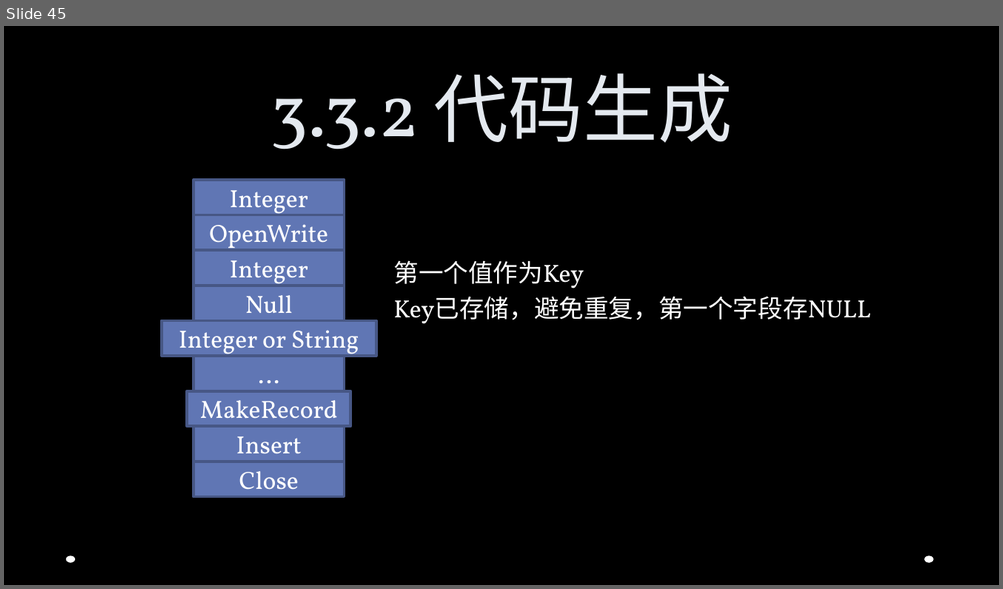
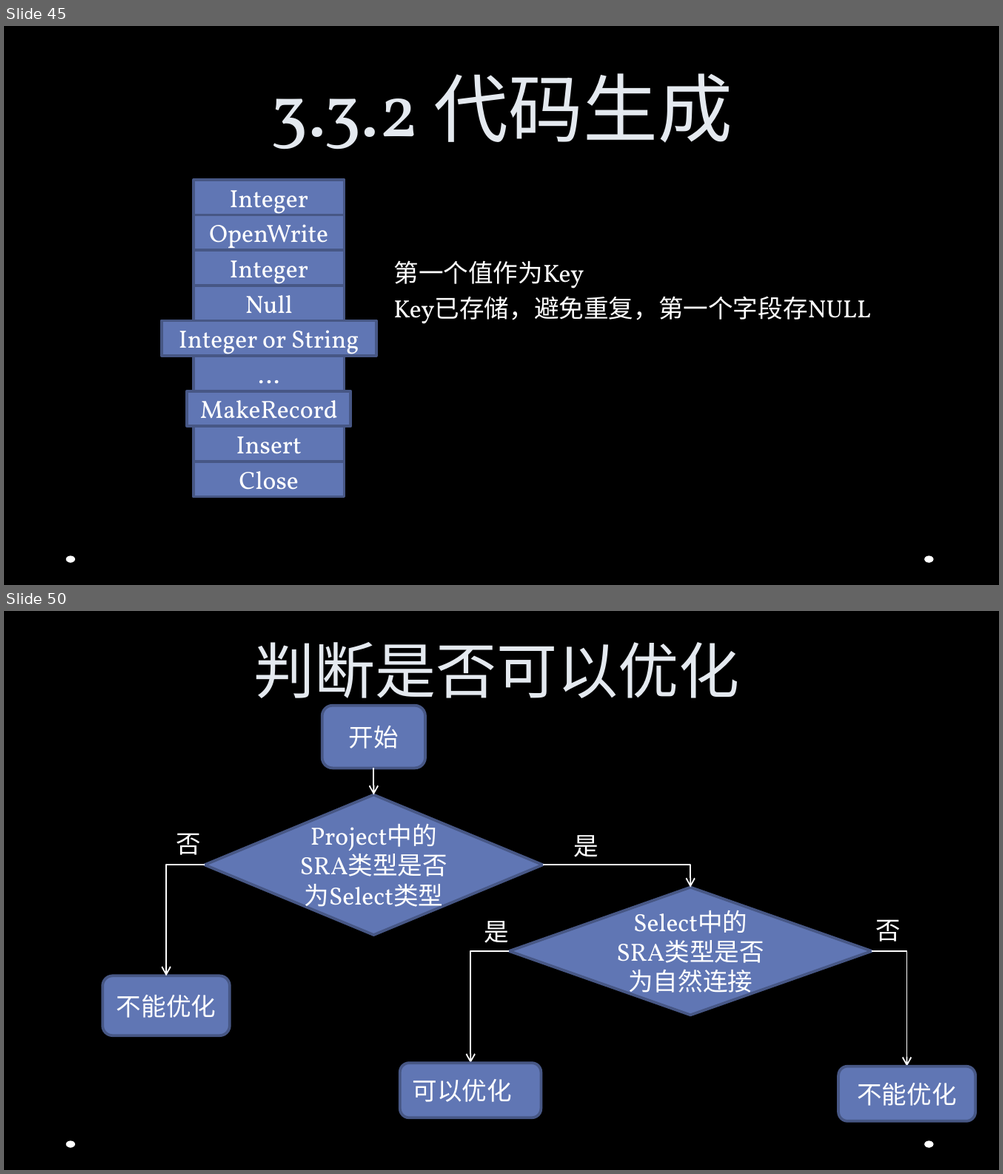
Before and after one commit to Jusot/chidb, a slide deck: documents/slides/ppt.pptx. Shown one above the other, each under a label of ours: slide 45 before the commit, slides 45 and 50 after it; the slides between them are not shown. The pictures are 1003x589 and 1003x1174 pixels, drawn with LibreOffice and Linux fonts; fonts in the diff are those of the drawing; background and template pictures are left out. Boxes give left, top, right and bottom in pixels: in the first picture for what was removed or moved away, otherwise in the second. Text is boxed around its words. In the diff, an @@ line names an element or a change of style, - is before the commit and + after.

```diff
--- a/documents/slides/ppt.pptx
+++ b/documents/slides/ppt.pptx
@@ slide 50 added at box(4, 611, 999, 1170), background picture (left out); not listed: 2 template elements that a slide beside it also shows @@
@@ title added at box(253, 642, 740, 709), 44 pt, text #E4E9EF @@
+判断是否可以优化
@@ rounded rectangle added at box(322, 706, 426, 768), fill #6076B4, outline #475785 2 pt, 18 pt, text #FFFFFF @@
+开始
@@ arrow added from (374, 768) to (374, 795), #FFFFFF 1 pt @@
@@ diamond added at box(205, 795, 543, 935), fill #6076B4, outline #475785 2 pt, 18 pt, text #FFFFFF @@
+Project中的SRA类型是否为Select类型
@@ text added at box(176, 833, 201, 855), 18 pt, text #FFFFFF @@
+否
@@ text added at box(573, 835, 598, 857), 18 pt, text #FFFFFF @@
+是
@@ elbow arrow added from (205, 865) to (166, 976), #FFFFFF 1 pt @@
@@ elbow arrow added from (543, 865) to (690, 888), #FFFFFF 1 pt @@
@@ diamond added at box(509, 888, 871, 1016), fill #6076B4, outline #475785 2 pt, 18 pt, text #FFFFFF @@
+Select中的SRA类型是否为自然连接
@@ text added at box(484, 921, 509, 943), 18 pt, text #FFFFFF @@
+是
@@ text added at box(876, 920, 901, 942), 18 pt, text #FFFFFF @@
+否
@@ elbow arrow added from (509, 951) to (470, 1064), #FFFFFF 1 pt @@
@@ elbow arrow added from (871, 951) to (906, 1067), #FFFFFF 1 pt @@
@@ rounded rectangle added at box(102, 976, 230, 1036), fill #6076B4, outline #475785 2 pt, 18 pt, text #FFFFFF @@
+不能优化
@@ rounded rectangle added at box(400, 1064, 541, 1118), fill #6076B4, outline #475785 2 pt, 18 pt, text #FFFFFF @@
+可以优化
@@ rounded rectangle added at box(839, 1067, 976, 1121), fill #6076B4, outline #475785 2 pt, 18 pt, text #FFFFFF @@
+不能优化
```
Also in this commit, not shown: 4 slides changed, 6 other slides added.
